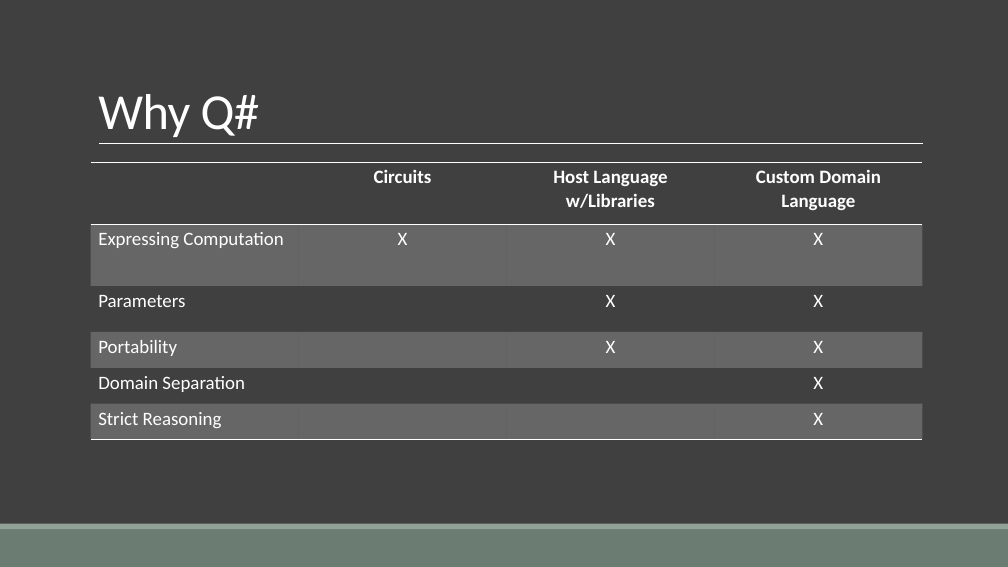
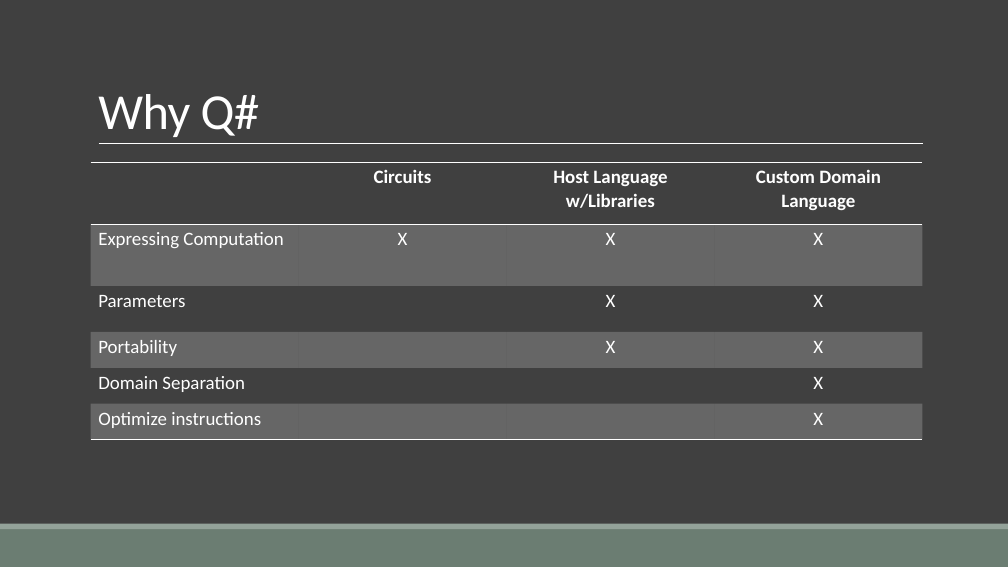
Before and after one commit to msr-quarc/qldi-workshop-2019, a slide deck: slide 22 of Slides.pptx (slide 20 before the commit). Drawn at 1008x567 pixels with LibreOffice and Linux fonts; fonts in the diff are those of the drawing. Boxes give left, top, right and bottom in pixels: in the first picture for what was removed or moved away, otherwise in the second. Text is boxed around its words. In the diff, an @@ line names an element or a change of style, - is before the commit and + after.

```diff
--- a/Slides.pptx
+++ b/Slides.pptx
@@ table at (x1=91, y1=163, x2=923, y2=440) @@
-row 6, column 1: Strict Reasoning
+row 6, column 1: Optimize instructions
```
Also in this commit, not shown: 1 other slide changed, 3 slides added.
